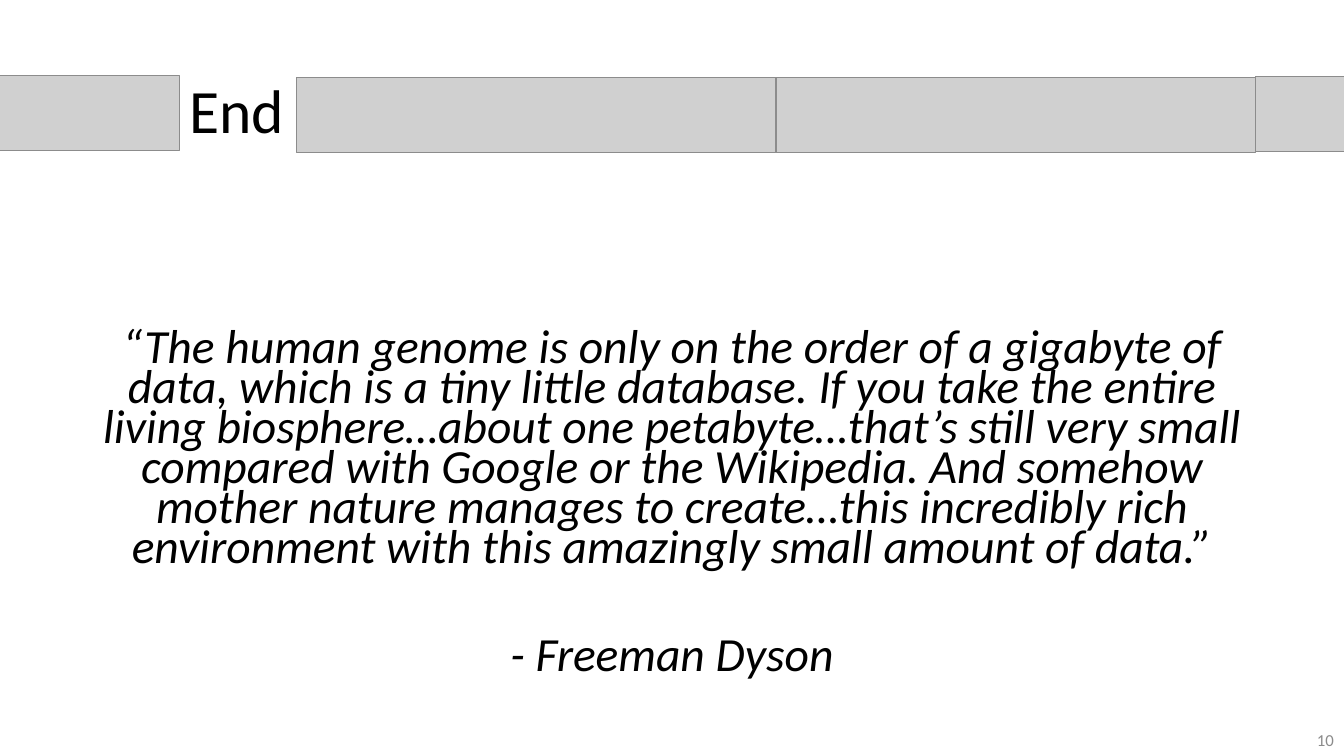
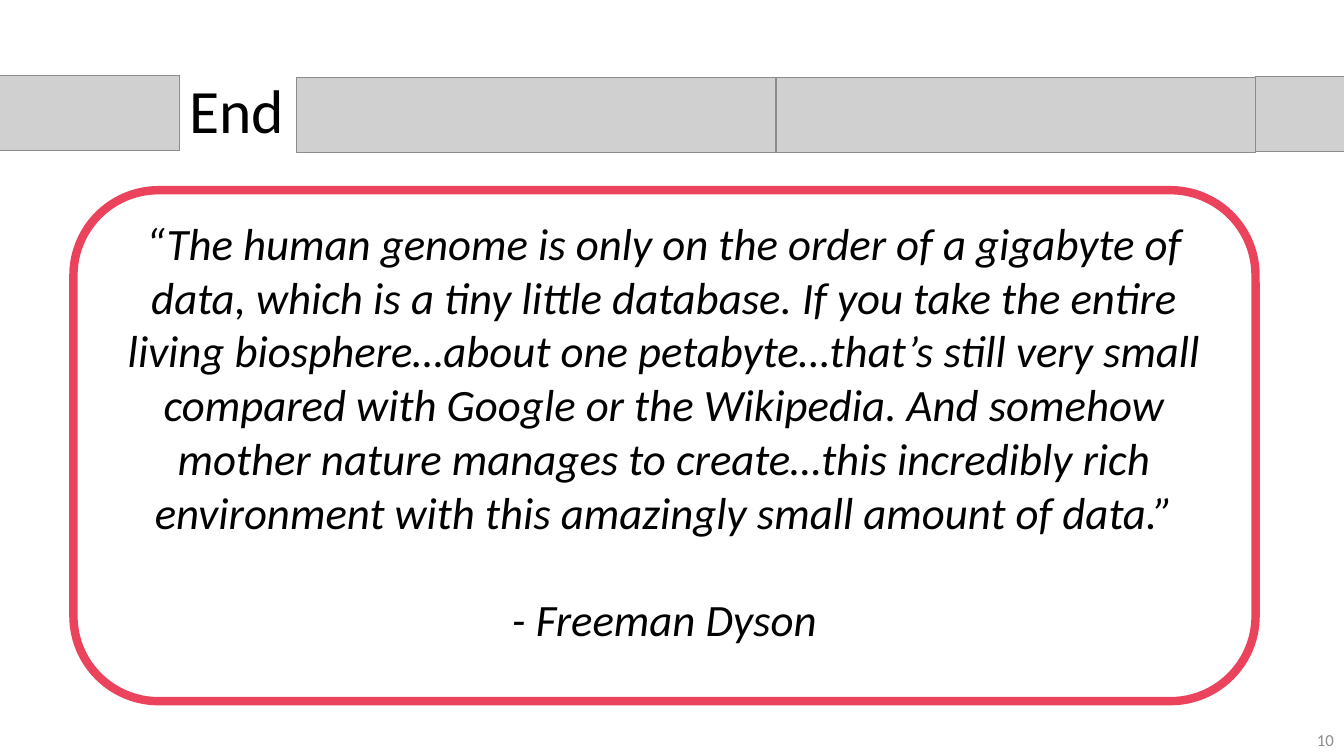
Before and after one commit to nkinnaird/GeneticVariantClassification, a slide deck: slide 10 of Presentation/GeneticVariantClassificationPres.pptx. Drawn at 1344x756 pixels with LibreOffice and Linux fonts; fonts in the diff are those of the drawing; grey boxes stand for pictures. Boxes give left, top, right and bottom in pixels: in the first picture for what was removed or moved away, otherwise in the second. Text is boxed around its words. In the diff, an @@ line names an element or a change of style, - is before the commit and + after.

```diff
--- a/Presentation/GeneticVariantClassificationPres.pptx
+++ b/Presentation/GeneticVariantClassificationPres.pptx
@@ rounded rectangle "“The human genome is only ..." resized from (x1=103, y1=329, x2=1240, y2=679) to (x1=74, y1=191, x2=1256, y2=702) @@
@@ rounded rectangle "“The human genome is only ..." at (x1=74, y1=191, x2=1256, y2=702): size 34 to 32 pt; line spacing 0.7 to 1; less space between paragraphs; vertical alignment top to middle; outline none to #EC435D 6 pt @@
```
Also in this commit, not shown: 9 other slides changed, 4 slides added, 4 slides removed, 1 other file.
